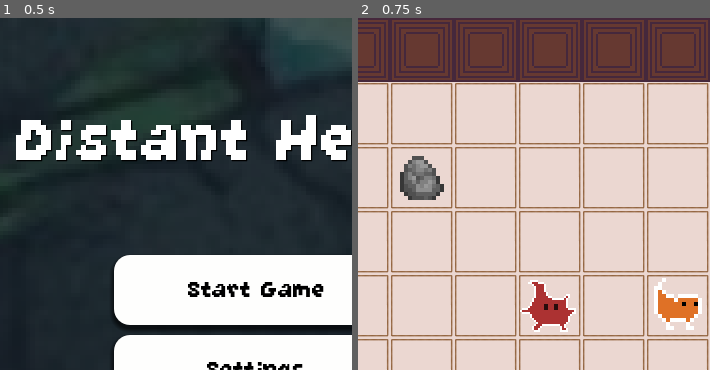
Above: before the commit, frames 1-2 (left to right).
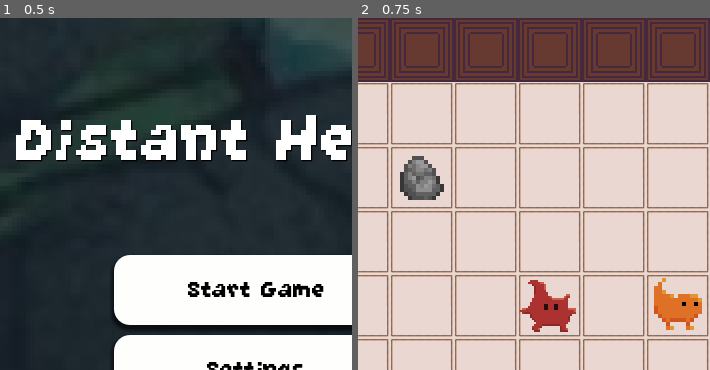
Above: after the commit, the same moments.

Repository: CarolineRoemer1998/MD1_Game
Game: Godot game, scene res://Scenes/Menu/MainMenu.tscn
Two runs of this game, one before a commit and one after it. Both use one fixed random seed, a clock stepped at 60 frames per second and the inputs below.
Inputs:
- Up to frame 1 (0.5 s): no input
- Up to frame 2 (0.75 s): click "Start Game" at 0.5 s
The pictures show only the part of the screen within x 14-64%, y 0-50%; the shares and areas given below are measured in that part.

Frame 1 is identical in both runs. In frame 2, 0.8% of the frame differs, in the area x 46-98%, y 73-90%.

Commit message:
Added bouncy Animation for Merging Creatures

Diff:
--- a/PlayerMovement.gd
+++ b/PlayerMovement.gd
@@ -114,16 +114,14 @@
 		if currently_possessed_creature.can_merge_with(neighbor):
 			var spawn_position = currently_possessed_creature.position + direction
 			var merged_creature = get_tree().get_first_node_in_group("MergedCreature")
-			if merged_creature:
+			if merged_creature and merged_creature is MergedCreature:
 				merged_creature.position = spawn_position
 				merged_creature.visible = false  # ← erst mal verstecken
 				await get_tree().create_timer(0.1).timeout # creatures verschwinden und merged_creature taucht erst nach 0.1 sekunden
-				currently_possessed_creature.queue_free()
-				neighbor.queue_free()
+				currently_possessed_creature.shrink()
+				neighbor.shrink()
 				merged_creature.visible = true
-				var particles = merged_creature.get_child(1)
-				if particles is GPUParticles2D:
-					particles.emitting = true
+				merged_creature.appear()
 			return true
 	return false
 
--- a/Scenes/Creature.gd
+++ b/Scenes/Creature.gd
@@ -3,6 +3,8 @@
 class_name Creature
 
 enum CREATURE_COLOR {Red, Blue, Yellow, Green, Purple, Turquois, Orange, Pink}
+
+@onready var animation_player: AnimationPlayer = $AnimationPlayer
 
 @onready var border: Sprite2D = $Border
 
@@ -33,6 +35,12 @@
 		return true
 	else:
 		return false
+
+func shrink():
+	animation_player.play("Shrink")
+
+func disappear():
+	queue_free()
 
 # -----------------------------------------------------------
 # Check if creature stands next to other creature
--- a/Scenes/background_lvl1.tscn
+++ b/Scenes/background_lvl1.tscn
@@ -56,7 +56,3 @@
 position = Vector2(0, 256)
 tile_map_data = PackedByteArray("AAAAAPz/BAAAAAAAAAABAPz/BAAAAAAAAAACAPz/BAAAAAAAAAADAPz/BAAAAAAAAAAEAPz/BAAAAAAAAAAFAP …(1712 unchanged characters)…
 tile_set = SubResource("TileSet_ebmjs")
-
-[node name="Layer0" type="TileMapLayer" parent="."]
-use_parent_material = true
-tile_set = SubResource("TileSet_ebmjs")
--- a/Scenes/creature.tscn
+++ b/Scenes/creature.tscn
@@ -10,6 +10,81 @@
 [sub_resource type="RectangleShape2D" id="RectangleShape2D_01bph"]
 size = Vector2(32, 32)
 
+[sub_resource type="Animation" id="Animation_ulpcw"]
+resource_name = "Shrink"
+length = 0.5
+tracks/0/type = "value"
+tracks/0/imported = false
+tracks/0/enabled = true
+tracks/0/path = NodePath("Sprite2D:scale")
+tracks/0/interp = 1
+tracks/0/loop_wrap = true
+tracks/0/keys = {
+"times": PackedFloat32Array(0, 0.3),
+"transitions": PackedFloat32Array(1, 1),
+"update": 0,
+"values": [Vector2(2, 2), Vector2(1e-05, 1e-05)]
+}
+tracks/1/type = "value"
+tracks/1/imported = false
+tracks/1/enabled = true
+tracks/1/path = NodePath("Border:scale")
+tracks/1/interp = 1
+tracks/1/loop_wrap = true
+tracks/1/keys = {
+"times": PackedFloat32Array(0, 0.3),
+"transitions": PackedFloat32Array(1, 1),
+"update": 0,
+"values": [Vector2(2, 2), Vector2(1e-05, 1e-05)]
+}
+tracks/2/type = "method"
+tracks/2/imported = false
+tracks/2/enabled = true
+tracks/2/path = NodePath(".")
+tracks/2/interp = 1
+tracks/2/loop_wrap = true
+tracks/2/keys = {
+"times": PackedFloat32Array(0.3),
+"transitions": PackedFloat32Array(1),
+"values": [{
+"args": [],
+"method": &"disappear"
+}]
+}
+
+[sub_resource type="Animation" id="Animation_ktm42"]
+length = 0.001
+tracks/0/type = "value"
+tracks/0/imported = false
+tracks/0/enabled = true
+tracks/0/path = NodePath("Sprite2D:scale")
+tracks/0/interp = 1
+tracks/0/loop_wrap = true
+tracks/0/keys = {
+"times": PackedFloat32Array(0),
+"transitions": PackedFloat32Array(1),
+"update": 0,
+"values": [Vector2(2, 2)]
+}
+tracks/1/type = "value"
+tracks/1/imported = false
+tracks/1/enabled = true
+tracks/1/path = NodePath("Border:scale")
+tracks/1/interp = 1
+tracks/1/loop_wrap = true
+tracks/1/keys = {
+"times": PackedFloat32Array(0),
+"transitions": PackedFloat32Array(1),
+"update": 0,
+"values": [Vector2(2, 2)]
+}
+
+[sub_resource type="AnimationLibrary" id="AnimationLibrary_idm37"]
+_data = {
+&"RESET": SubResource("Animation_ktm42"),
+&"Shrink": SubResource("Animation_ulpcw")
+}
+
 [node name="Creature" type="CharacterBody2D"]
 collision_layer = 2
 collision_mask = 2
@@ -20,6 +95,7 @@
 texture = ExtResource("1_vbe5j")
 
 [node name="Border" type="Sprite2D" parent="."]
+visible = false
 scale = Vector2(2, 2)
 texture = ExtResource("3_ulpcw")
 
@@ -58,6 +134,11 @@
 position = Vector2(0, -64)
 shape = SubResource("RectangleShape2D_01bph")
 
+[node name="AnimationPlayer" type="AnimationPlayer" parent="."]
+libraries = {
+&"": SubResource("AnimationLibrary_idm37")
+}
+
 [connection signal="body_entered" from="Area2D_Right" to="." method="on_creature_to_right"]
 [connection signal="body_exited" from="Area2D_Right" to="." method="_on_creature_right_gone"]
 [connection signal="body_entered" from="Area2D_Bottom" to="." method="on_creature_to_bottom"]
--- /dev/null
+++ b/Scenes/merged_creature.gd
@@ -0,0 +1,12 @@
+extends CharacterBody2D
+
+class_name MergedCreature
+
+@onready var animation_player: AnimationPlayer = $AnimationPlayer
+@onready var gpu_particles_2d: GPUParticles2D = $GPUParticles2D
+
+func appear():
+	animation_player.play("Appear")
+
+func emit_hearts():
+	gpu_particles_2d.emitting = true
--- a/Scenes/merged_creature.tscn
+++ b/Scenes/merged_creature.tscn
@@ -1,6 +1,7 @@
-[gd_scene load_steps=6 format=3 uid="uid://23u33yt4jga3"]
+[gd_scene load_steps=10 format=3 uid="uid://23u33yt4jga3"]
 
 [ext_resource type="Texture2D" uid="uid://cofwdobgak6xr" path="res://Sprites/heart.png" id="1_1mbql"]
+[ext_resource type="Script" uid="uid://dodwxfhbqq1o3" path="res://Scenes/merged_creature.gd" id="1_ex32u"]
 [ext_resource type="Texture2D" uid="uid://bkwqs8t200o3w" path="res://Sprites/creature-merge-1-2.png" id="2_hlrf2"]
 
 [sub_resource type="Curve" id="Curve_1mbql"]
@@ -23,9 +24,61 @@
 scale_curve = SubResource("CurveTexture_ex32u")
 color = Color(1, 0.426317, 0.352492, 1)
 
+[sub_resource type="Animation" id="Animation_1mbql"]
+resource_name = "Appear"
+length = 0.4
+tracks/0/type = "value"
+tracks/0/imported = false
+tracks/0/enabled = true
+tracks/0/path = NodePath("Sprite2D:scale")
+tracks/0/interp = 1
+tracks/0/loop_wrap = true
+tracks/0/keys = {
+"times": PackedFloat32Array(0.1, 0.3, 0.4),
+"transitions": PackedFloat32Array(1, 1, 1),
+"update": 0,
+"values": [Vector2(1e-05, 1e-05), Vector2(2.5, 2.5), Vector2(2, 2)]
+}
+tracks/1/type = "method"
+tracks/1/imported = false
+tracks/1/enabled = true
+tracks/1/path = NodePath(".")
+tracks/1/interp = 1
+tracks/1/loop_wrap = true
+tracks/1/keys = {
+"times": PackedFloat32Array(0.2),
+"transitions": PackedFloat32Array(1),
+"values": [{
+"args": [],
+"method": &"emit_hearts"
+}]
+}
+
+[sub_resource type="Animation" id="Animation_ex32u"]
+length = 0.001
+tracks/0/type = "value"
+tracks/0/imported = false
+tracks/0/enabled = true
+tracks/0/path = NodePath("Sprite2D:scale")
+tracks/0/interp = 1
+tracks/0/loop_wrap = true
+tracks/0/keys = {
+"times": PackedFloat32Array(0),
+"transitions": PackedFloat32Array(1),
+"update": 0,
+"values": [Vector2(2, 2)]
+}
+
+[sub_resource type="AnimationLibrary" id="AnimationLibrary_hlrf2"]
+_data = {
+&"Appear": SubResource("Animation_1mbql"),
+&"RESET": SubResource("Animation_ex32u")
+}
+
 [node name="MergedCreature" type="CharacterBody2D" groups=["MergedCreature"]]
 collision_layer = 2
 collision_mask = 2
+script = ExtResource("1_ex32u")
 
 [node name="Sprite2D" type="Sprite2D" parent="."]
 scale = Vector2(2, 2)
@@ -39,3 +92,8 @@
 speed_scale = 1.2
 explosiveness = 1.0
 process_material = SubResource("ParticleProcessMaterial_1mbql")
+
+[node name="AnimationPlayer" type="AnimationPlayer" parent="."]
+libraries = {
+&"": SubResource("AnimationLibrary_hlrf2")
+}
Not shown: 1 places in Scenes/creature.tscn that only renumber resources
Not shown, added: Scenes/merged_creature.gd.uid
